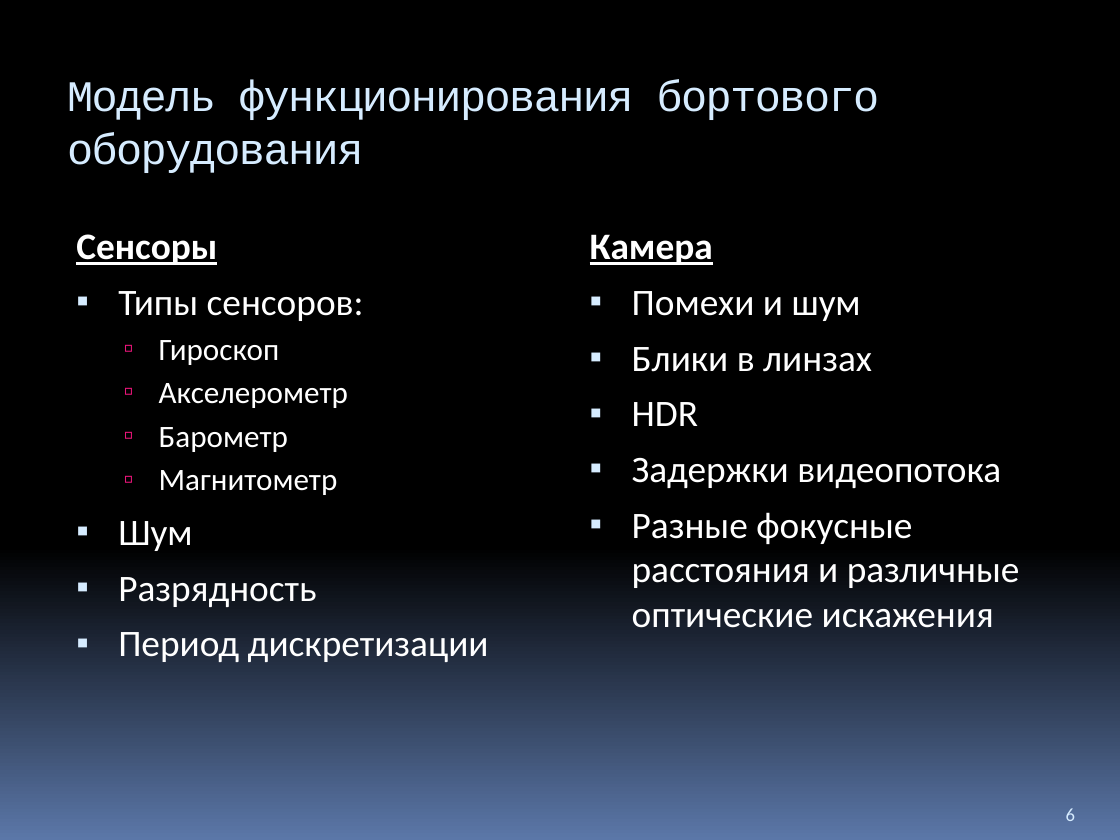
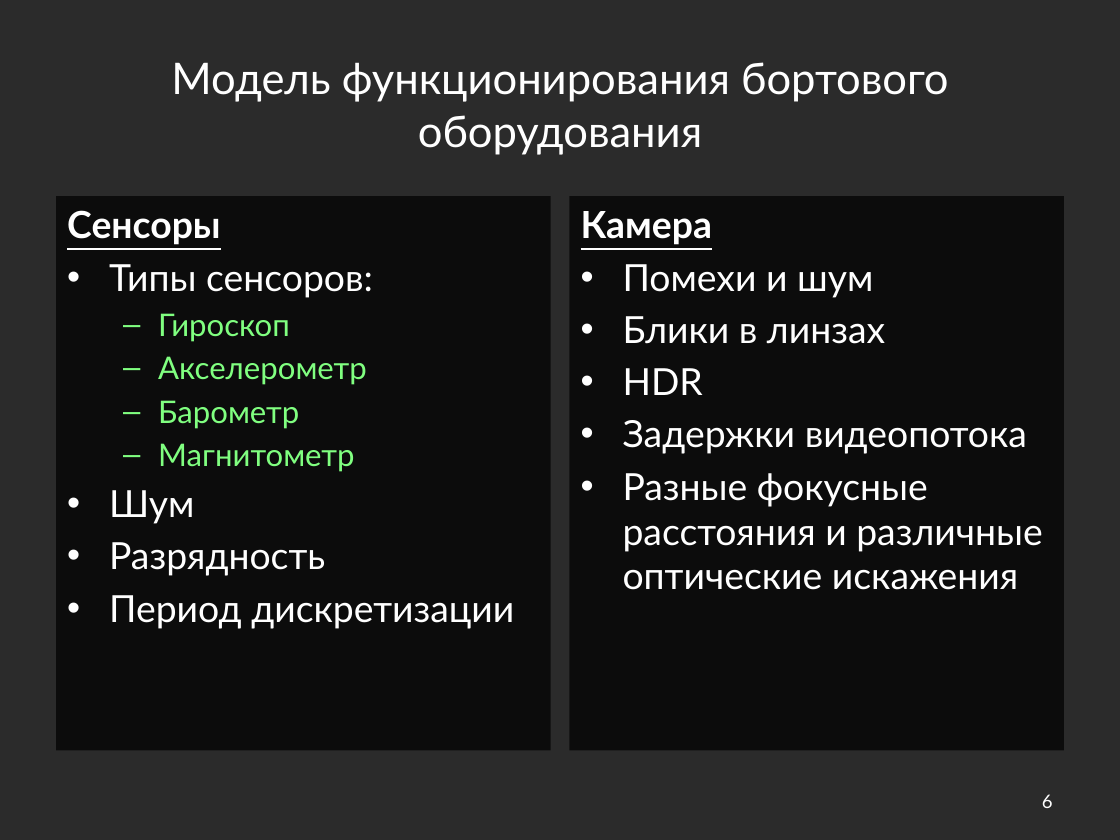
Before and after one commit to yaceq/quadro-xds, a slide deck: slide 6 of Docs/Medias2012.pptx. Drawn at 1120x840 pixels with LibreOffice and Linux fonts; fonts in the diff are those of the drawing; background and template pictures are left out; a plain dark background stands for a picture behind light text. Boxes give left, top, right and bottom in pixels: in the first picture for what was removed or moved away, otherwise in the second. Text is boxed around its words. In the diff, an @@ line names an element or a change of style, - is before the commit and + after.

```diff
--- a/Docs/Medias2012.pptx
+++ b/Docs/Medias2012.pptx
@@ background gradient #000000 to #5B77A8 to picture (left out) @@
@@ title "Модель функционирования бортового оборудования": place and size @@
-title "Модель функционирования бортового оборудования" at (67,80,880,173)
+title "Модель функционирования бортового оборудования" at (171,62,949,155)
@@ title "Модель функционирования бортового оборудования" at (171,62,949,155): font Courier New to Lato, text colour #D6ECFF to #FFFFFF, letter spacing -1 to 0 pt; alignment left to centre; vertical alignment top to middle @@
@@ text "Сенсоры": place and size @@
-text "Сенсоры" at (76,234,489,662)
+text "Сенсоры" at (56,196,551,750)
@@ text "Сенсоры" at (56,196,551,750): font Calibri to Lato; text colour #FFFFFF to #80FF80 in "Гироскоп", "Акселерометр", "Барометр", "Магнитометр"; indent changed; less space between paragraphs; bullet ▪ to •; bullet ▫ to –; fill none to #000000 at 70% opacity @@
@@ text "Камера": place and size @@
-text "Камера" at (590,234,1020,628)
+text "Камера" at (569,196,1064,750)
@@ text "Камера" at (569,196,1064,750): font Calibri to Lato; indent changed; less space between paragraphs; bullet ▪ to •; fill none to #000000 at 70% opacity @@
@@ page number: place and size @@
-page number at (1066,808,1075,821)
+page number at (1042,794,1053,808)
@@ page number at (1042,794,1053,808): font Calibri to Lato, text colour #D6ECFF to #FFFFFF; alignment left to right; vertical alignment bottom to middle @@
```
Also in this commit, not shown: 11 other slides changed, 1 slide added, 1 slide removed, 1 other file.
